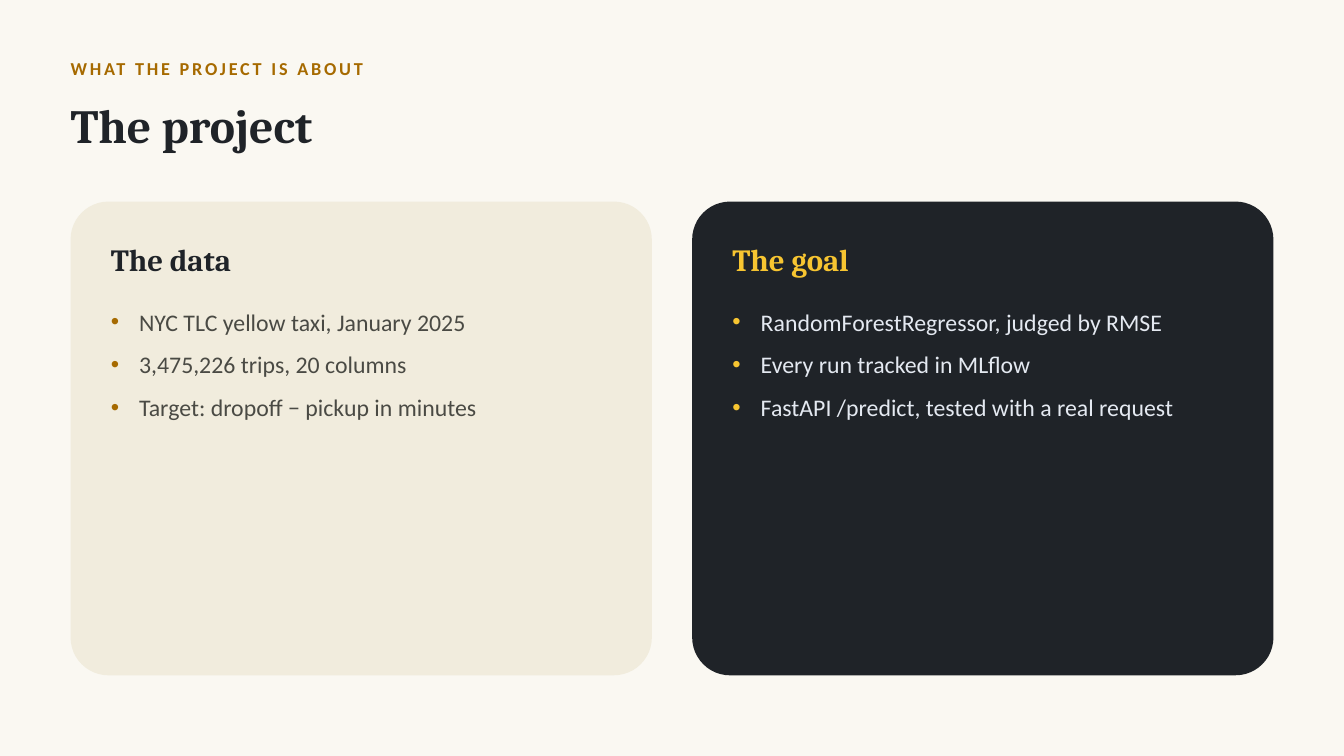
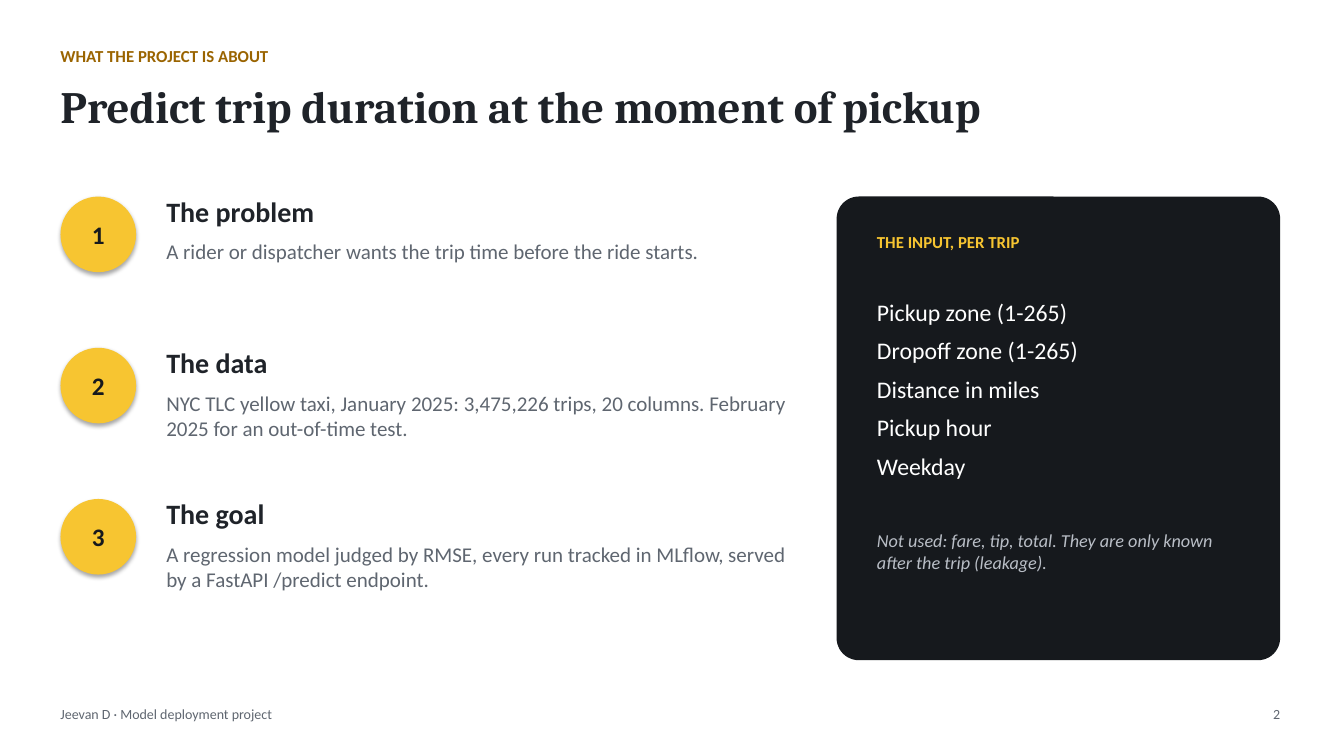
Before and after one commit to jeevan516/model-deployment-project, a slide deck: slide 2 of presentation/model-deployment-project.pptx. Drawn at 1344x756 pixels with LibreOffice and Linux fonts; fonts in the diff are those of the drawing. Boxes give left, top, right and bottom in pixels: in the first picture for what was removed or moved away, otherwise in the second. Text is boxed around its words. In the diff, an @@ line names an element or a change of style, - is before the commit and + after.

```diff
--- a/presentation/model-deployment-project.pptx
+++ b/presentation/model-deployment-project.pptx
@@ background #FAF8F2 to #FFFFFF @@
@@ text "WHAT THE PROJECT IS ABOUT": place and size @@
-text "WHAT THE PROJECT IS ABOUT" at [71, 55, 1273, 86]
+text "WHAT THE PROJECT IS ABOUT" at [60, 51, 268, 62]
@@ text "WHAT THE PROJECT IS ABOUT" at [60, 51, 268, 62]: size 13 to 12 pt, text colour #A66A00 to #9A6400, letter spacing 2 to 0 pt; line spacing 1.1 to 1 @@
@@ text at [60, 91, 980, 133]: text changed; size 34 to 32 pt; text colour #1F2328 to #1F2329 @@
-The project
+Predict trip duration at the moment of pickup
@@ ellipse added at [60, 197, 136, 272], fill #F7C531, 18 pt, text #16191D, bold @@
+1
@@ rounded rectangle removed at [71, 202, 652, 676] @@
@@ text added at [166, 202, 315, 227], 20 pt, text #1F2329, bold @@
+The problem
@@ rounded rectangle: place and size @@
-rounded rectangle at [693, 202, 1274, 676]
+rounded rectangle at [837, 197, 1280, 660]
@@ rounded rectangle at [837, 197, 1280, 660]: fill #1F2328 to #16191D; proportions changed @@
@@ text added at [877, 237, 1019, 250], 12 pt, text #F7C531, bold @@
+THE INPUT, PER TRIP
@@ text added at [166, 244, 698, 263], 15 pt, text #5F6670 @@
+A rider or dispatcher wants the trip time before the ride starts.
@@ text added at [877, 304, 1078, 479], 17 pt, text #FFFFFF @@
+Pickup zone (1-265)
+Dropoff zone (1-265)
+Distance in miles
+Pickup hour
+Weekday
@@ ellipse added at [60, 348, 136, 423], fill #F7C531, 18 pt, text #16191D, bold @@
+2
@@ text "The data": place and size @@
-text "The data" at [111, 249, 231, 271]
+text "The data" at [166, 353, 268, 374]
@@ text "The data" at [166, 353, 268, 374]: size 22 to 20 pt, font Cambria to Calibri, text colour #1F2328 to #1F2329; line spacing 1.1 to 1 @@
@@ text at [166, 396, 785, 436]: text changed; size 17 to 15 pt; text colour #4A4A44 to #5F6670 @@
-• NYC TLC yellow taxi, January 2025
-• 3,475,226 trips, 20 columns
-• Target: dropoff − pickup in minutes
+NYC TLC yellow taxi, January 2025: 3,475,226 trips, 20 columns. February 2025 for an out-of-time test.
@@ ellipse added at [60, 499, 136, 575], fill #F7C531, 18 pt, text #16191D, bold @@
+3
@@ text "The goal": place and size @@
-text "The goal" at [732, 249, 848, 278]
+text "The goal" at [166, 504, 265, 529]
@@ text "The goal" at [166, 504, 265, 529]: size 22 to 20 pt, font Cambria to Calibri, text colour #F7C531 to #1F2329; line spacing 1.1 to 1 @@
@@ text added at [877, 534, 1212, 572], 13 pt, text #B9BEC6, italic @@
+Not used: fare, tip, total. They are only known after the trip (leakage).
@@ text at [166, 547, 785, 591]: text changed; size 17 to 15 pt; text colour #E4E9F1 to #5F6670 @@
-• RandomForestRegressor, judged by RMSE
-• Every run tracked in MLflow
-• FastAPI /predict, tested with a real request
+A regression model judged by RMSE, every run tracked in MLflow, served by a FastAPI /predict endpoint.
@@ text added at [60, 709, 272, 722], 10 pt, text #5F6670 @@
+Jeevan D · Model deployment project
@@ text added at [1273, 710, 1280, 719], 10 pt, text #5F6670 @@
+2
```
Also in this commit, not shown: 6 other slides changed, 6 slides added, 6 slides removed, 6 other files.
